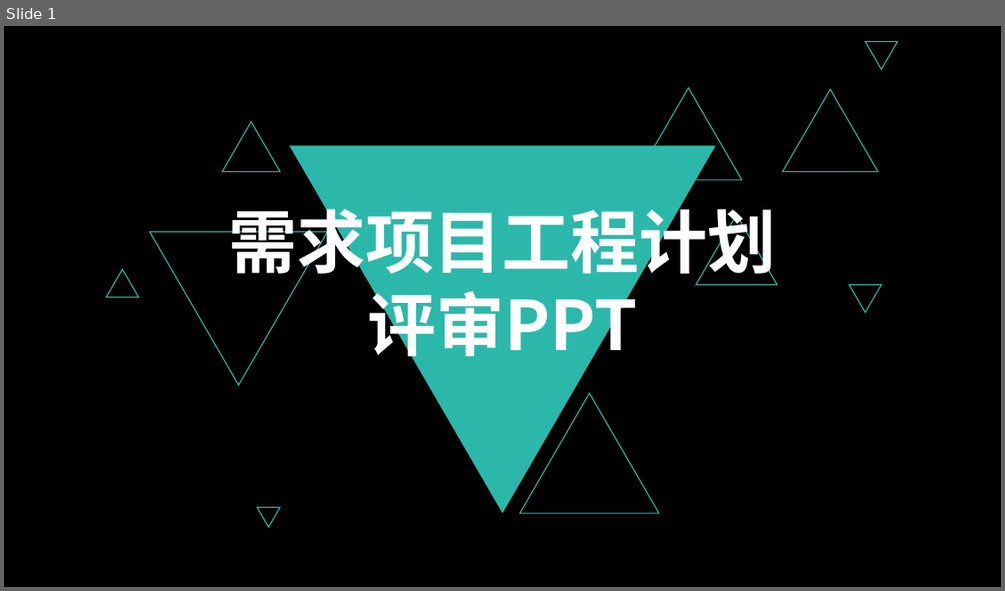
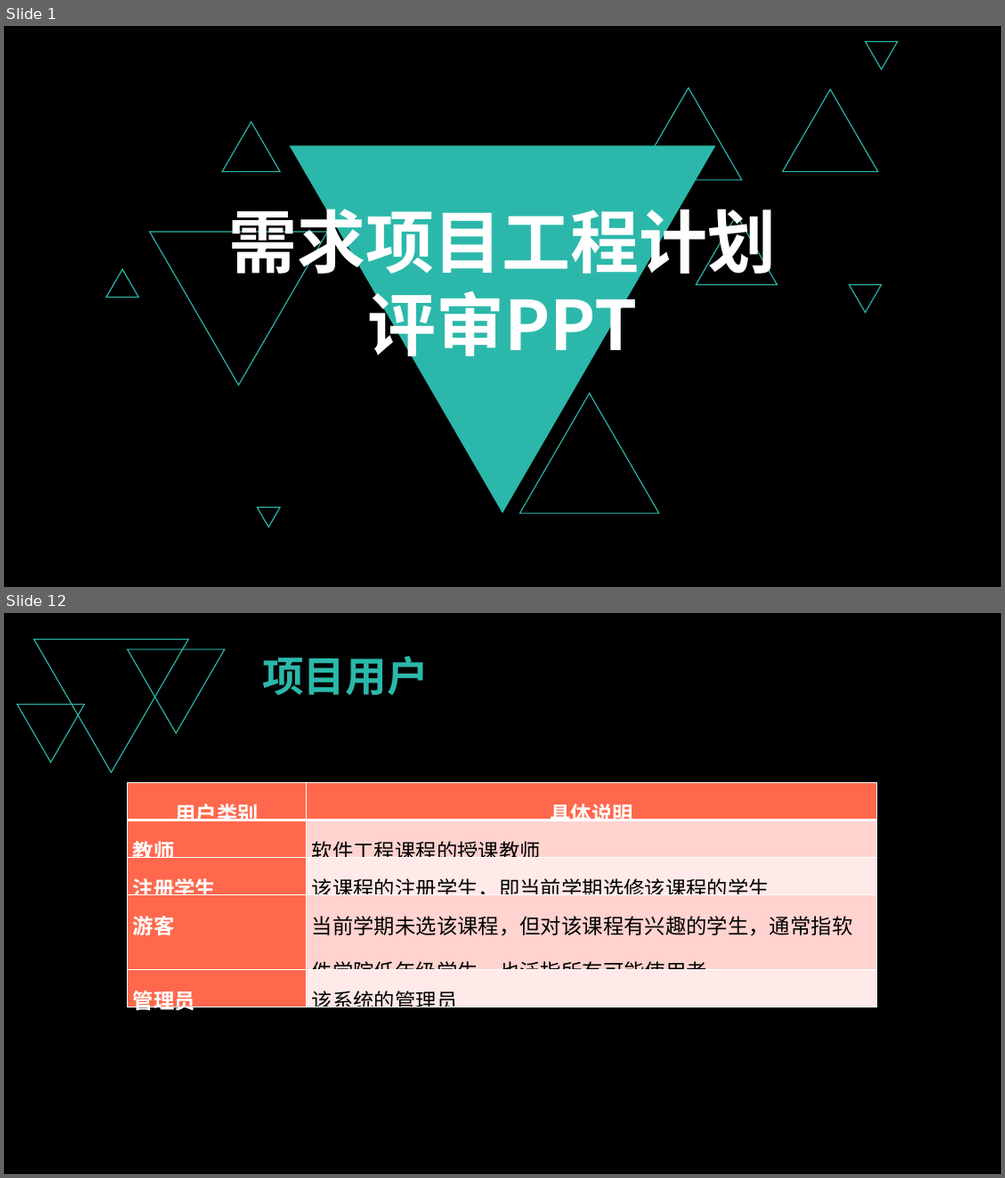
Before and after one commit to PRD2018-G03/PRD2018-G03-SoftwareEngineeringProject, a slide deck: 非受控文档/1_沈启航/PPT/需求项目工程计划评审PPT.pptx. Shown one above the other, each under a label of ours: slide 1 before the commit, slides 1 and 12 after it; the slides between them are not shown. The pictures are 1005x591 and 1005x1178 pixels, drawn with LibreOffice and Linux fonts; fonts in the diff are those of the drawing. Boxes give left, top, right and bottom in pixels: in the first picture for what was removed or moved away, otherwise in the second. Text is boxed around its words. In the diff, an @@ line names an element or a change of style, - is before the commit and + after.

```diff
--- a/非受控文档/1_沈启航/PPT/需求项目工程计划评审PPT.pptx
+++ b/非受控文档/1_沈启航/PPT/需求项目工程计划评审PPT.pptx
@@ slide 12 added at [4,613,1001,1174], background #000000 @@
@@ triangle added at [34,639,188,772], outline #2BB8AA 1 pt @@
@@ triangle added at [128,649,225,733], outline #2BB8AA 1 pt @@
@@ text added at [262,656,428,695], 40 pt, text #2BB8AA, bold @@
+项目用户
@@ triangle added at [17,704,85,763], outline #2BB8AA 1 pt @@
@@ table added at [128,783,877,1018], 5 rows, 2 columns @@
+用户类别 | 具体说明
+教师 | 软件工程课程的授课教师
+注册学生 | 该课程的注册学生，即当前学期选修该课程的学生
+游客 | 当前学期未选该课程，但对该课程有兴趣的学生，通常指软件学院低年级学生，也泛指所有可能使用者
+管理员 | 该系统的管理员
```
Also in this commit, not shown: 2 slides changed, 27 other slides added, 6 slides removed, 1 other file.
